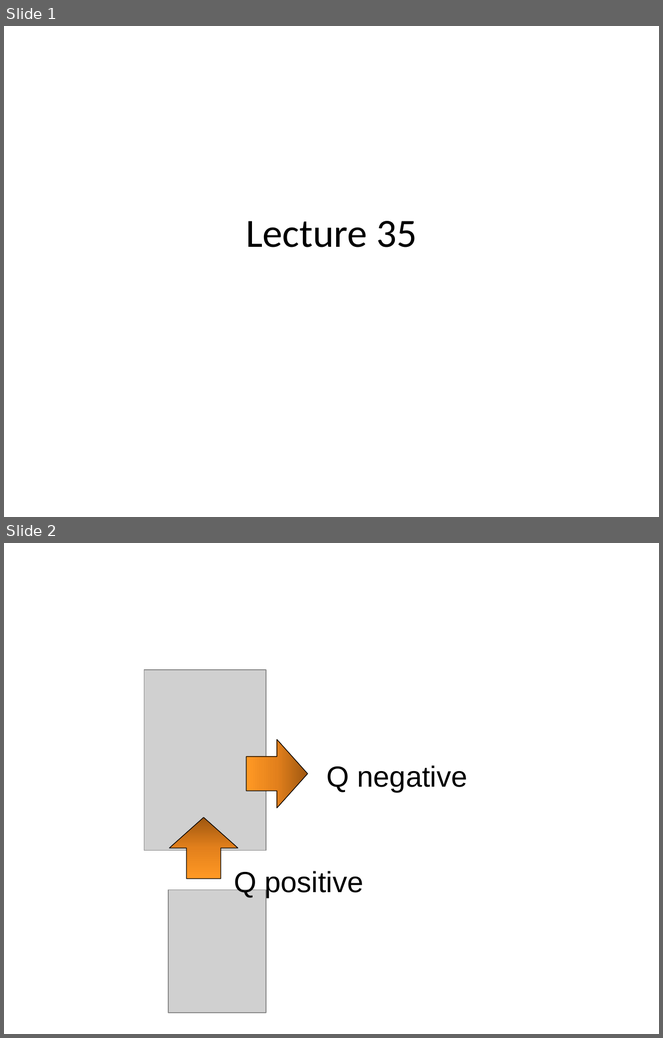
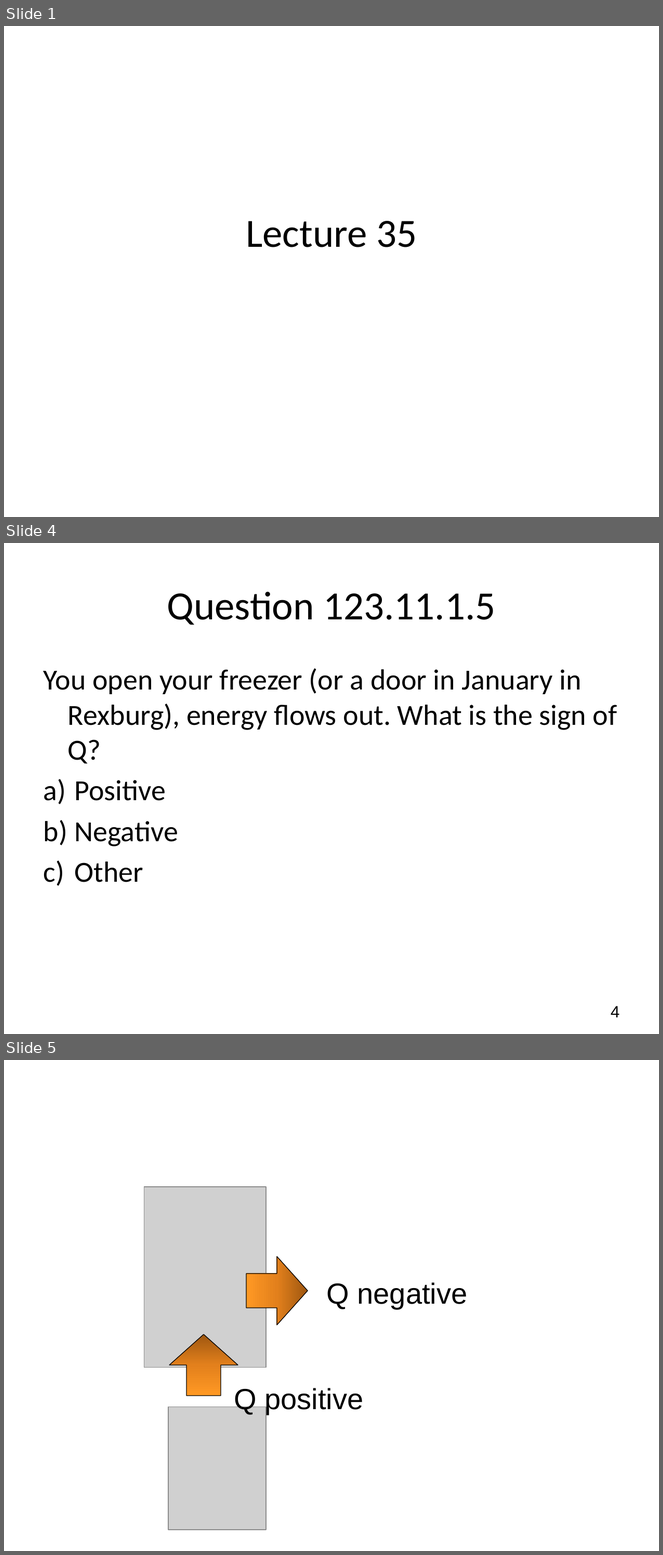
Before and after one commit to rtlines/Introductory-Physics-II, a slide deck: Lecture_Slides/PH 123 Lecture 35.pptx. Shown one above the other, each under a label of ours: slides 1 and 2 before the commit, slides 1, 4 and 5 after it; the slides between them are not shown. The pictures are 663x1038 and 663x1555 pixels, drawn with LibreOffice and Linux fonts; fonts in the diff are those of the drawing; grey boxes stand for pictures. Boxes give left, top, right and bottom in pixels: in the first picture for what was removed or moved away, otherwise in the second. Text is boxed around its words. In the diff, an @@ line names an element or a change of style, - is before the commit and + after.

```diff
--- a/Lecture_Slides/PH 123 Lecture 35.pptx
+++ b/Lecture_Slides/PH 123 Lecture 35.pptx
@@ slide 4 added at bbox=[4, 543, 659, 1034], background #FFFFFF @@
@@ title added at bbox=[167, 591, 495, 625], 44 pt, text #000000 @@
+Question 123.11.1.5
@@ text added at bbox=[44, 668, 618, 883], 32 pt, text #000000 @@
+You open your freezer (or a door in January in Rexburg), energy flows out. What is the sign of Q?
+a) Positive
+b) Negative
+c) Other
@@ page number added at bbox=[611, 1006, 620, 1018], 18 pt, text #000000 @@
+4
@@ what was slide 2 is now slide 5 @@
```
Also in this commit, not shown: 3 slides changed, 12 other slides added, 1 slide removed, 23 other files.
